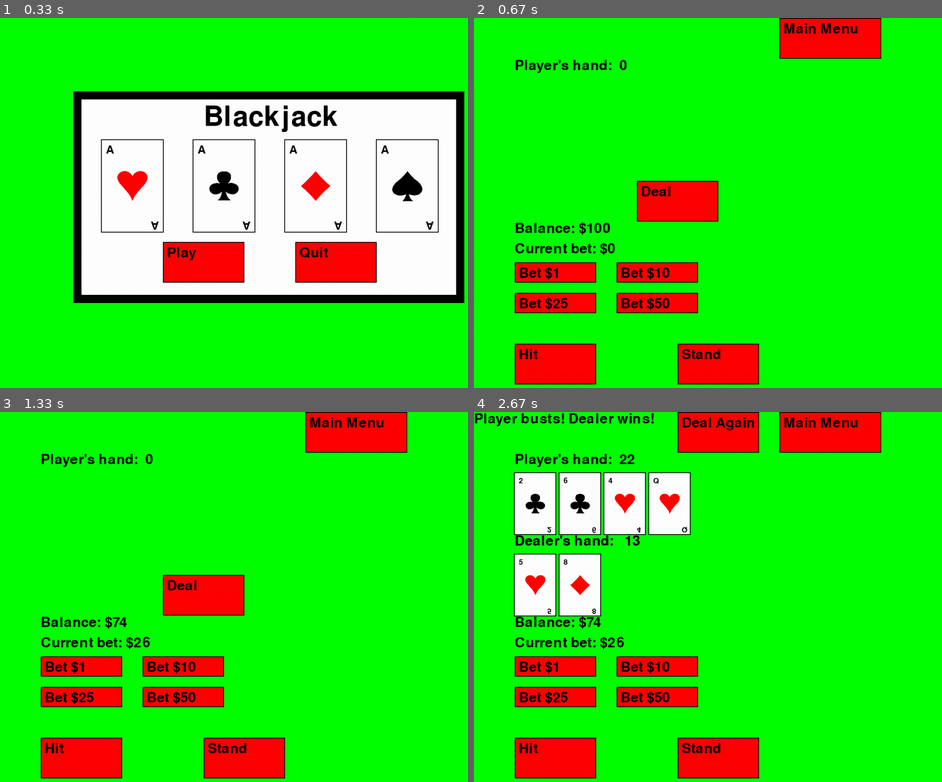
Above: before the commit, frames 1-4 (two rows, left to right).
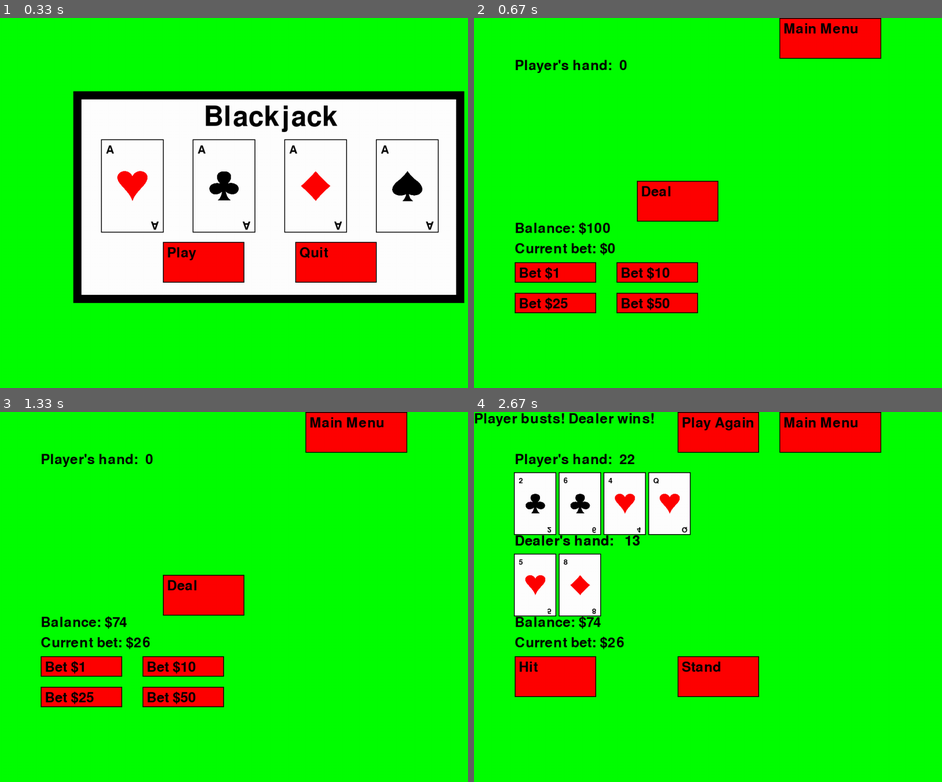
Above: after the commit, the same moments.

Repository: turnertrowbridge/PyGame_Blackjack
Game: pygame game, started from main.py
Same seed, same stepped clock (60 frames per second), same inputs: the game is played once before the commit and once after it.
Inputs (mouse positions are in pixels of both pictures, inside the frame that each line leads up to):
- Up to frame 1 (0.33 s): no input
- Up to frame 2 (0.67 s): click "Play" at 0.38 s
- Up to frame 3 (1.33 s): click "Bet $1" at 0.72 s; click (98, 696) at 1.05 s
- Up to frame 4 (2.67 s): click "Deal" at 1.38 s; click "Hit" at 1.72 s; click "Hit" at 2.55 s

Frame 1 is identical in both runs. In frame 2, 3.9% of the frame differs, in the area x 8-62%, y 87-100%; in frame 3, 3.9%; in frame 4, 8.7%, in the area x 8-62%, y 1-100%.

Commit message:
Made phases of the game have less overlap

Diff:
--- a/game.py
+++ b/game.py
@@ -14,8 +14,8 @@
         self.card_font = pygame.font.Font(None, 27)
         self.menu_card_font = pygame.font.Font(None, 41)
         self.menu_font = pygame.font.Font(None, 100)
-        self.HIT_BUTTON = [100, 800, 200, 100]
-        self.STAND_BUTTON = [500, 800, 200, 100]
+        self.HIT_BUTTON = [100, 600, 200, 100]
+        self.STAND_BUTTON = [500, 600, 200, 100]
         self.RESET_BUTTON = [500, 0, 200, 100]
         self.deck = Deck()
         self.player_hand = [self.deck.deal_card(), self.deck.deal_card()]
@@ -133,8 +133,18 @@
             # Draw deal button
             if not self.deal_button_clicked:
                 draw_button(self.screen, self.font, "Deal", *self.DEAL_BUTTON)
+                draw_button(self.screen, self.font,
+                            "Bet $1", *self.BET_1_BUTTON)
+                draw_button(self.screen, self.font,
+                            "Bet $10", *self.BET_10_BUTTON)
+                draw_button(self.screen, self.font,
+                            "Bet $25", *self.BET_25_BUTTON)
+                draw_button(self.screen, self.font,
+                            "Bet $50", *self.BET_50_BUTTON)
             else:
-
+                draw_button(self.screen, self.font, "Hit", *self.HIT_BUTTON)
+                draw_button(self.screen, self.font,
+                            "Stand", *self.STAND_BUTTON)
                 # Draw player's hand
                 for i, card in enumerate(self.player_hand):
                     draw_card(self.screen, self.card_font,
@@ -154,13 +164,6 @@
                     draw_hidden_card(self.screen, self.card_font, 210, 350)
                     draw_text(self.screen, self.font, f"Dealer's hand:   {
                         self.calculate_total(self.dealer_hand[:1])} + ?", 100, 300)
-
-            draw_button(self.screen, self.font, "Hit", *self.HIT_BUTTON)
-            draw_button(self.screen, self.font, "Stand", *self.STAND_BUTTON)
-            draw_button(self.screen, self.font, "Bet $1", *self.BET_1_BUTTON)
-            draw_button(self.screen, self.font, "Bet $10", *self.BET_10_BUTTON)
-            draw_button(self.screen, self.font, "Bet $25", *self.BET_25_BUTTON)
-            draw_button(self.screen, self.font, "Bet $50", *self.BET_50_BUTTON)
 
             draw_text(self.screen, self.font, f"Current bet: ${
                       self.current_bet}", 100, 550)
@@ -213,9 +216,9 @@
                     self.player_balance += self.current_bet
                     self.bet_paid = True
 
-                # Draw button to deal new hand
-                draw_button(self.screen, self.font,
-                            "Deal Again", *self.RESET_BUTTON)
+                # Draw button to play again
+                draw_button(self.screen, self.font,
+                            "Play Again", *self.RESET_BUTTON)
 
         pygame.display.flip()
 
